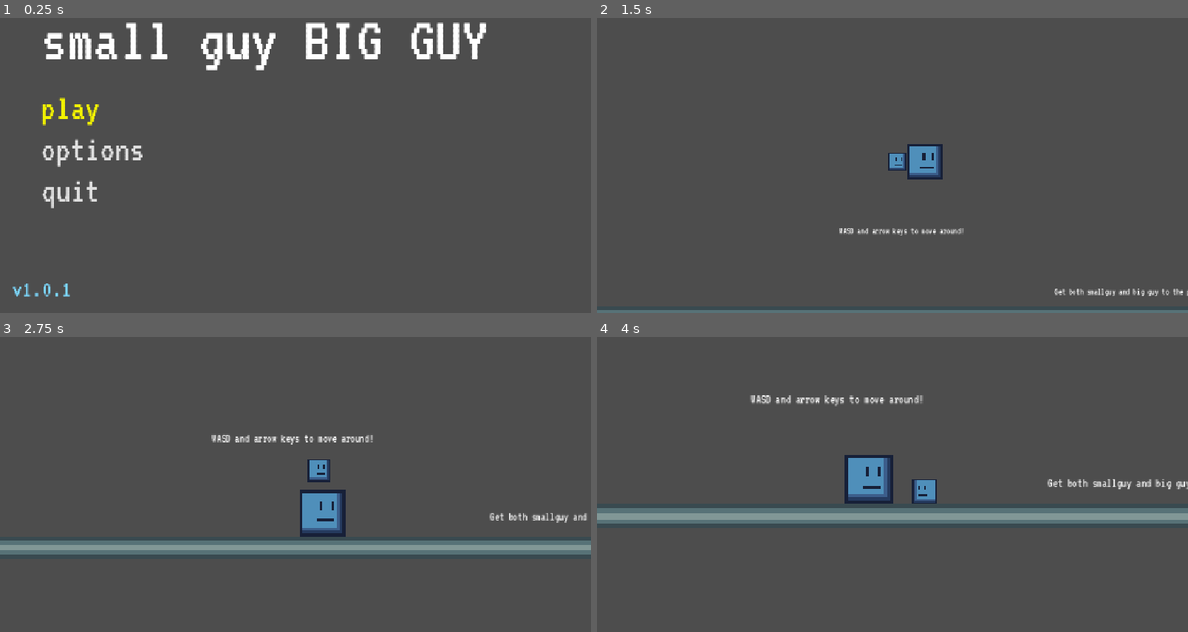
Above: before the commit, frames 1-4 (two rows, left to right).
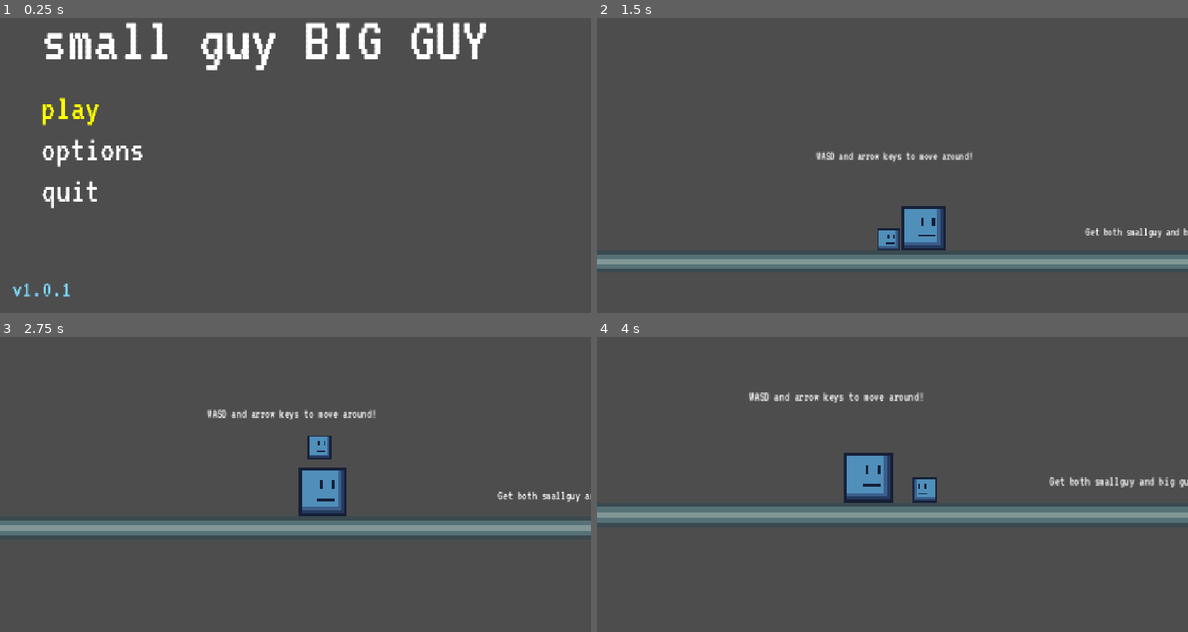
Above: after the commit, the same moments.

Repository: itstntcraft123/small-guy-big-guy
Game: Godot game, scene res://scenes/main_menu.tscn
Two runs of this game, one before a commit and one after it. Both use one fixed random seed, a clock stepped at 60 frames per second and the inputs below.
Inputs (mouse positions are in pixels of both pictures, inside the frame that each line leads up to):
- Up to frame 1 (0.25 s): no input
- Up to frame 2 (1.5 s): click "play" at 0.5 s; click (667, 106) at 1.25 s, where only the run before the commit has a clickable "play"
- Up to frame 3 (2.75 s): tap Enter at 2 s; move the mouse to (425, 449) at 2.02 s; hold D (small_right) from 2.03 s (still down); tap Alt at 2.1 s; click (425, 449) at 2.17 s; tap W (small_jump) at 2.27 s
- Up to frame 4 (4 s): move the mouse to (774, 481) at 2.77 s; tap Shift at 2.85 s; click (774, 481) at 2.92 s; tap W (small_jump) at 3.02 s; move the mouse to (951, 393) at 3.52 s; release D (small_right) at 3.53 s; hold A (small_left) from 3.53 s (still down); tap Alt at 3.6 s; click (951, 393) at 3.67 s

The runs differ from the first frame. In frame 1, 0.5% of the frame differs, in the area x 7-25%, y 41-65%; in frame 2, 9.0%; in frame 3, 13%, in the area x 0-100%, y 24-74%; in frame 4, 3.3%.

Commit message:
Add spinbox and label support for select menu! Add utils.gd and fix types When a spinbox is a child of a label, you can create a number setting for options This has proper focusing and highlighting of the label

Diff:
--- a/project.godot
+++ b/project.godot
@@ -21,6 +21,7 @@
 DebugLayer="*uid://dwbof1c3h8mxs"
 Settings="*uid://dolu84fwxd240"
 Gamemgr="*uid://bm11ilumb4xea"
+Utils="*uid://bsieprskqdyp0"
 
 [display]
 
--- a/scenes/options_menu.tscn
+++ b/scenes/options_menu.tscn
@@ -41,6 +41,7 @@
 
 [node name="SelectMenu" parent="MarginContainer/VBoxContainer/ScrollContainer" unique_id=543663428 instance=ExtResource("1_liyum")]
 layout_mode = 2
+size_flags_horizontal = 3
 
 [node name="Fullscreen" type="Button" parent="MarginContainer/VBoxContainer/ScrollContainer/SelectMenu" unique_id=531943641]
 layout_mode = 2
@@ -63,10 +64,34 @@
 text = "r to restart: off"
 alignment = 0
 
-[node name="Debug" type="Button" parent="MarginContainer/VBoxContainer/ScrollContainer/SelectMenu" unique_id=1568388223]
+[node name="SaveSpeed" type="Label" parent="MarginContainer/VBoxContainer/ScrollContainer/SelectMenu" unique_id=483443534]
 layout_mode = 2
-text = "debug options"
-alignment = 0
+focus_mode = 2
+mouse_filter = 0
+text = "autosave speed"
+
+[node name="LineEdit" type="SpinBox" parent="MarginContainer/VBoxContainer/ScrollContainer/SelectMenu/SaveSpeed" unique_id=389701017]
+layout_mode = 0
+offset_left = 700.0
+offset_right = 842.0
+offset_bottom = 81.0
+focus_mode = 1
+alignment = 2
+
+[node name="Label" type="Label" parent="MarginContainer/VBoxContainer/ScrollContainer/SelectMenu/SaveSpeed/LineEdit" unique_id=790592582]
+layout_mode = 1
+anchors_preset = 6
+anchor_left = 1.0
+anchor_top = 0.5
+anchor_right = 1.0
+anchor_bottom = 0.5
+offset_left = 13.0
+offset_top = -36.5
+offset_right = 128.0
+offset_bottom = 36.5
+grow_horizontal = 0
+grow_vertical = 2
+text = "secs"
 
 [node name="Source" type="LinkButton" parent="MarginContainer/VBoxContainer/ScrollContainer/SelectMenu" unique_id=1854103576]
 layout_mode = 2
@@ -75,10 +100,14 @@
 underline = 2
 uri = "https://github.com/itstntcraft123/small-guy-big-guy"
 
+[node name="Debug" type="Button" parent="MarginContainer/VBoxContainer/ScrollContainer/SelectMenu" unique_id=1568388223]
+layout_mode = 2
+text = "debug options"
+alignment = 0
+
 [node name="Back" type="Button" parent="MarginContainer/VBoxContainer/ScrollContainer/SelectMenu" unique_id=56632280]
 layout_mode = 2
 text = "back"
 alignment = 0
 
-[connection signal="button_focus_changed" from="MarginContainer/VBoxContainer/ScrollContainer/SelectMenu" to="." method="_on_select_menu_button_focus_changed"]
 [connection signal="button_selected" from="MarginContainer/VBoxContainer/ScrollContainer/SelectMenu" to="." method="_on_select_menu_button_selected"]
--- a/scripts/debug_menu.gd
+++ b/scripts/debug_menu.gd
@@ -32,9 +32,3 @@
 		"Back":
 			get_parent().unhide()
 			queue_free()
-
-func _on_select_menu_button_focus_changed(item: Object, focus: bool) -> void:
-	if focus:
-		item.add_theme_color_override("font_pressed_color", item.get_theme_color("font_hover_pressed_color"))
-	else:
-		item.remove_theme_color_override("font_pressed_color")
--- a/scripts/game_menu.gd
+++ b/scripts/game_menu.gd
@@ -8,7 +8,7 @@
 		queue_free()
 		get_viewport().set_input_as_handled()
 
-func _on_select_menu_button_selected(item: Object) -> void:
+func _on_select_menu_button_selected(item: Control) -> void:
 	match item.name:
 		"BackToGame":
 			get_tree().paused = false
--- a/scripts/main_menu.gd
+++ b/scripts/main_menu.gd
@@ -2,7 +2,7 @@
 
 @export var options_menu: PackedScene
 
-func _on_select_menu_button_selected(item: Object) -> void:
+func _on_select_menu_button_selected(item: Control) -> void:
 	match item.name:
 		"Play":
 			Gamemgr.load_current_level()
--- a/scripts/options_menu.gd
+++ b/scripts/options_menu.gd
@@ -29,7 +29,7 @@
 	restart_btn.text = "r to restart: on" if Settings.r_to_restart else "r to restart: off"
 	restart_btn.set_pressed_no_signal(Settings.r_to_restart)
 
-func _on_select_menu_button_selected(item: Object) -> void:
+func _on_select_menu_button_selected(item: Control) -> void:
 	match item.name:
 		"Fullscreen":
 			if !fullscreen_btn.button_pressed:
@@ -55,15 +55,6 @@
 	var mode = DisplayServer.window_get_mode()
 	return mode == DisplayServer.WINDOW_MODE_FULLSCREEN or mode == DisplayServer.WINDOW_MODE_EXCLUSIVE_FULLSCREEN
 
-func _on_select_menu_button_focus_changed(item: Object, focus: bool) -> void:
-	if item.toggle_mode:
-		if focus:
-			item.add_theme_color_override("font_pressed_color", item.get_theme_color("font_hover_pressed_color"))
-		else:
-			item.remove_theme_color_override("font_pressed_color")
-	if item is LinkButton:
-		item.underline = LinkButton.UNDERLINE_MODE_ALWAYS if focus else LinkButton.UNDERLINE_MODE_NEVER
-
 func unhide() -> void:
 	$MarginContainer.show()
 	$MarginContainer/VBoxContainer/ScrollContainer/SelectMenu/Debug.grab_focus()
--- a/scripts/select_menu.gd
+++ b/scripts/select_menu.gd
@@ -1,24 +1,55 @@
 class_name SelectMenu
 extends Control
 
-signal button_selected(item: Object)
-signal button_focus_changed(item: Object, focus: bool)
+signal button_selected(item: Control)
 
 func _input(event: InputEvent) -> void:
 	if event is InputEventMouseMotion:
+		var hovered := get_viewport().gui_get_hovered_control()
+		var focused := get_viewport().gui_get_focus_owner()
 		for child in get_children():
-			if (child is Button or child is LinkButton) and child == get_viewport().gui_get_hovered_control():
-				child.size_flags_horizontal = Control.SIZE_SHRINK_BEGIN
-				child.mouse_default_cursor_shape = Control.CURSOR_POINTING_HAND
+			if (child is Button or child is LinkButton or child is Label) and child == hovered:
+				if child == focused or (focused and child.is_ancestor_of(focused)):
+					return
 				child.grab_focus()
+				return
 
 func _ready() -> void:
 	var focused = false
 	for child in get_children():
 		if child is Button or child is LinkButton:
 			child.pressed.connect(button_selected.emit.bind(child))
-			child.focus_entered.connect(button_focus_changed.emit.bind(child, true))
-			child.focus_exited.connect(button_focus_changed.emit.bind(child, false))
+		if child is Button or child is LinkButton or child is Label:
+			child.size_flags_horizontal = Control.SIZE_SHRINK_BEGIN
+			child.mouse_default_cursor_shape = Control.CURSOR_POINTING_HAND
+			Utils.connect_focus_signal(child, _focus_changed)
 			if not focused:
 				child.grab_focus()
 				focused = true
+		var spinbox := Utils.get_first_child_of_type(child, SpinBox) as SpinBox
+		if spinbox:
+			Utils.connect_focus_signal(spinbox.get_line_edit(), _focus_changed)
+
+func _focus_changed(item: Control, focus: bool):
+	if item is Button and item.toggle_mode:
+		if focus:
+			item.add_theme_color_override("font_pressed_color", item.get_theme_color("font_hover_pressed_color"))
+		else:
+			item.remove_theme_color_override("font_pressed_color")
+
+	if item is LinkButton:
+		item.underline = LinkButton.UNDERLINE_MODE_ALWAYS if focus else LinkButton.UNDERLINE_MODE_NEVER
+
+	var spinbox := Utils.get_first_child_of_type(item, SpinBox) as SpinBox
+	if spinbox and focus:
+		var lineedit := spinbox.get_line_edit()
+		lineedit.grab_focus()
+		lineedit.edit()
+		lineedit.select()
+
+	if item is LineEdit:
+		var button: Control = item.get_parent().get_parent()
+		if focus:
+			button.add_theme_color_override("font_color", button.get_theme_color("font_focus_color", "Button"))
+		else:
+			button.remove_theme_color_override("font_color")
--- /dev/null
+++ b/scripts/utils.gd
@@ -0,0 +1,18 @@
+extends Node
+
+func get_children_of_type(node: Node, type: Variant) -> Array[Node]:
+	var result: Array[Node] = []
+	for child in node.get_children():
+		if is_instance_of(child, type):
+			result.append(child)
+	return result
+
+func get_first_child_of_type(node: Node, type: Variant) -> Node:
+	for child in node.get_children():
+		if is_instance_of(child, type):
+			return child
+	return
+
+func connect_focus_signal(node: Node, function: Callable) -> void:
+	node.focus_entered.connect(function.bind(node, true))
+	node.focus_exited.connect(function.bind(node, false))
--- a/theme.tres
+++ b/theme.tres
@@ -9,16 +9,18 @@
 [resource]
 default_font = ExtResource("1_e1x85")
 default_font_size = 72
-Button/colors/font_focus_color = Color(0.9490196, 0.9490196, 0, 1)
-Button/colors/font_hover_color = Color(0.9490196, 0.9490196, 0, 1)
+Button/colors/font_color = Color(1, 1, 1, 1)
+Button/colors/font_focus_color = Color(1, 1, 0, 1)
+Button/colors/font_hover_color = Color(1, 1, 0, 1)
 Button/colors/font_pressed_color = Color(1, 0.7058824, 0, 1)
 Button/styles/disabled = SubResource("StyleBoxEmpty_sbv7u")
 Button/styles/focus = SubResource("StyleBoxEmpty_sbv7u")
 Button/styles/hover = SubResource("StyleBoxEmpty_sbv7u")
 Button/styles/normal = SubResource("StyleBoxEmpty_sbv7u")
 Button/styles/pressed = SubResource("StyleBoxEmpty_sbv7u")
-LinkButton/colors/font_focus_color = Color(0.9490196, 0.9490196, 0, 1)
-LinkButton/colors/font_hover_color = Color(0.9490196, 0.9490196, 0, 1)
+LinkButton/colors/font_color = Color(1, 1, 1, 1)
+LinkButton/colors/font_focus_color = Color(1, 1, 0, 1)
+LinkButton/colors/font_hover_color = Color(1, 1, 0, 1)
 LinkButton/colors/font_pressed_color = Color(1, 0.7058824, 0, 1)
 LinkButton/styles/focus = SubResource("StyleBoxEmpty_lfjc7")
 MarginContainer/constants/margin_bottom = 50
Not shown, added: scripts/utils.gd.uid
